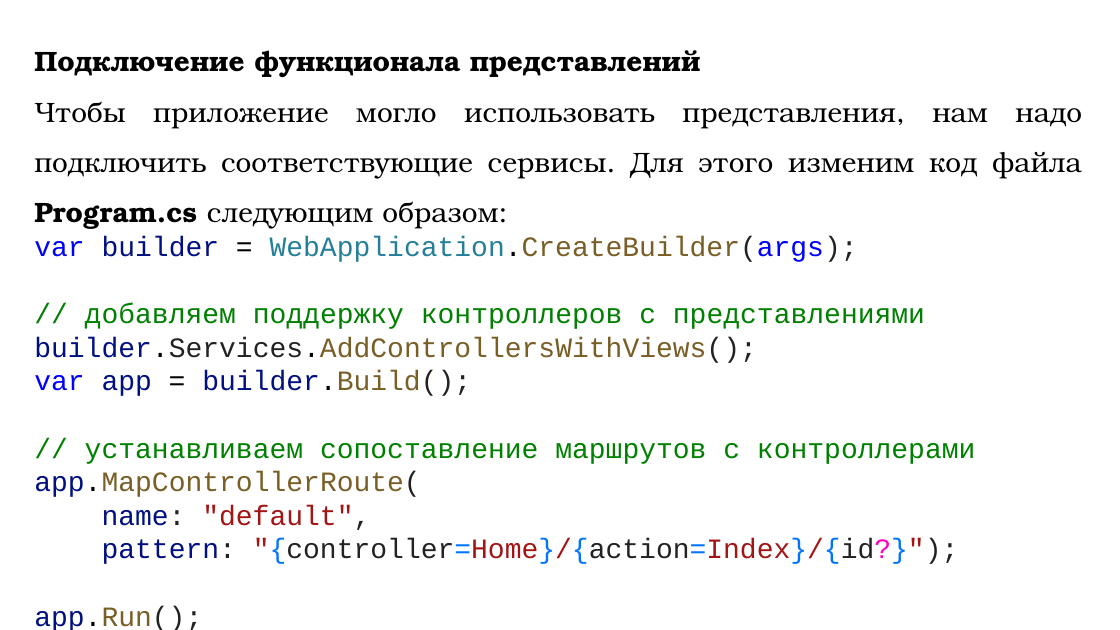
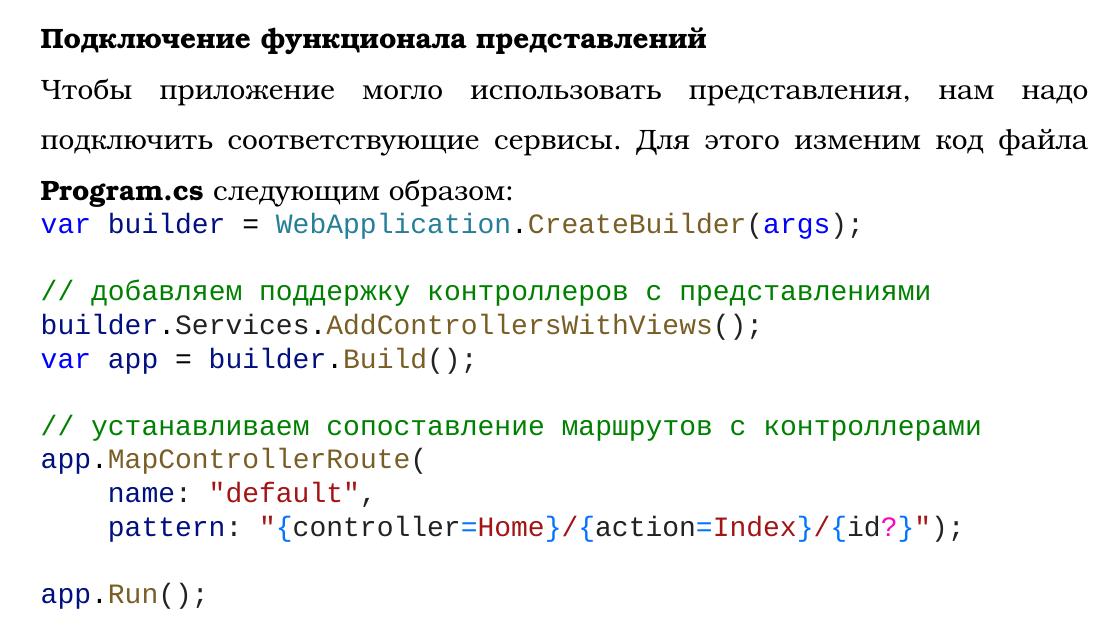
Before and after one commit to DaniilKlyukin/OOP-4, a slide deck: slide 13 of Лекции/ООП 1 лек 4.pptx (slide 14 before the commit). Drawn at 1120x630 pixels with LibreOffice and Linux fonts; fonts in the diff are those of the drawing. Boxes give left, top, right and bottom in pixels: in the first picture for what was removed or moved away, otherwise in the second. Text is boxed around its words. In the diff, an @@ line names an element or a change of style, - is before the commit and + after.

```diff
--- a/Лекции/ООП 1 лек 4.pptx
+++ b/Лекции/ООП 1 лек 4.pptx
@@ text "Подключение функционала представлений": place and size @@
-text "Подключение функционала представлений" at [34, 50, 1082, 630]
+text "Подключение функционала представлений" at [41, 27, 1089, 609]
```
Also in this commit, not shown: 6 other slides changed, 1 slide removed.
